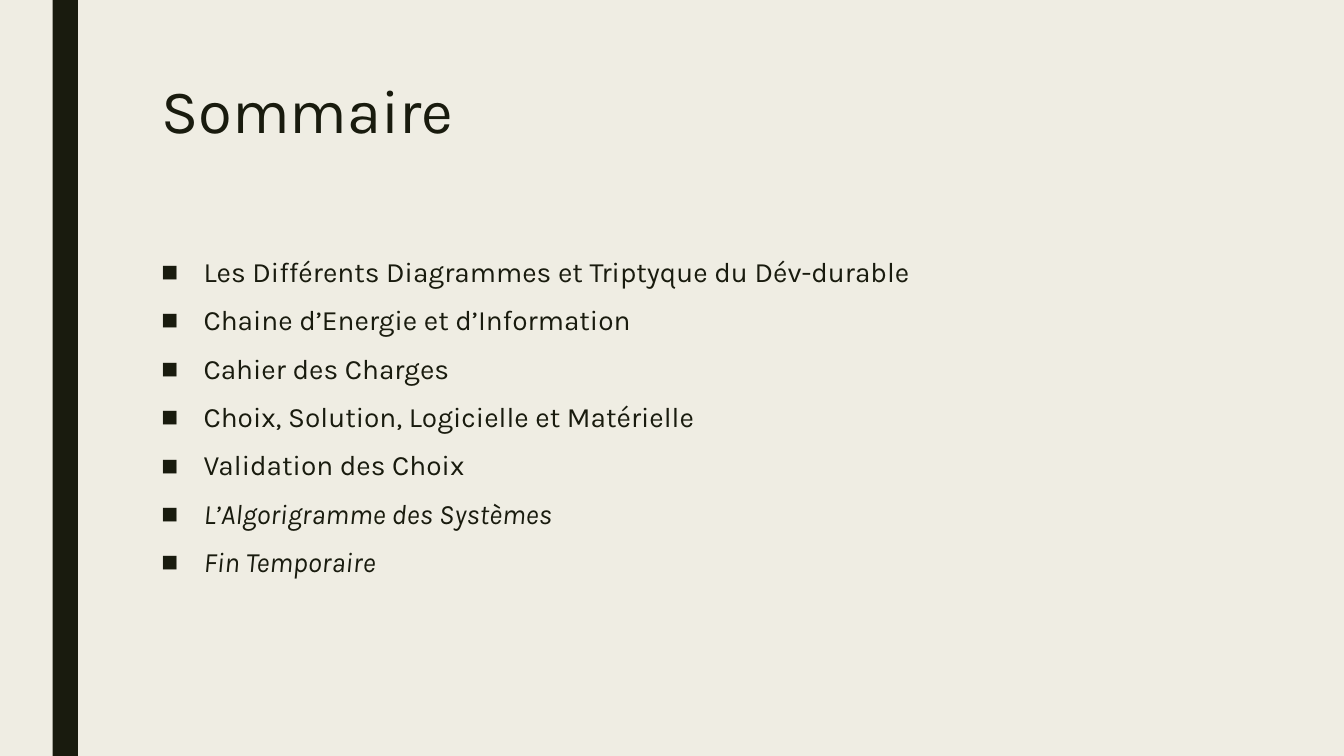
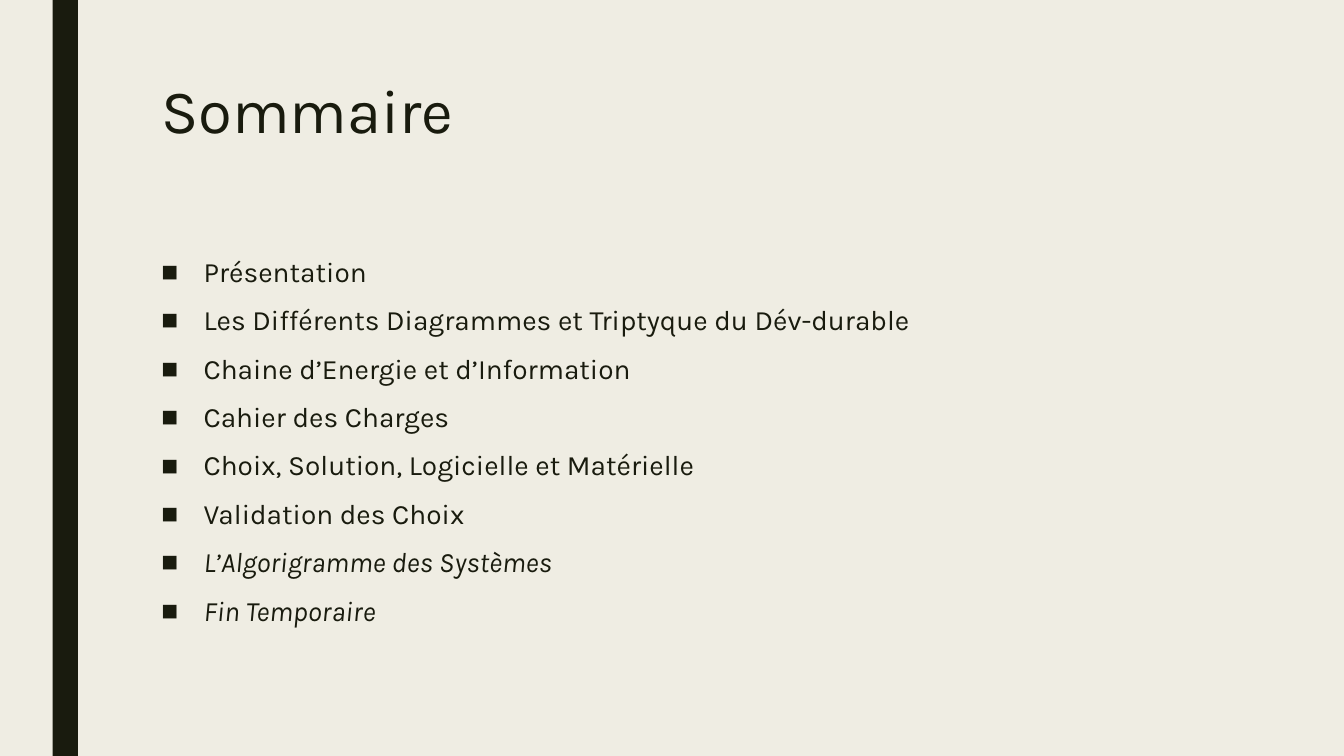
Before and after one commit to BoZhang-dev/Project-Joola, a slide deck: slide 2 of Notes/Presentation-Borui.pptx. Drawn at 1344x756 pixels with LibreOffice and Linux fonts; fonts in the diff are those of the drawing. Boxes give left, top, right and bottom in pixels: in the first picture for what was removed or moved away, otherwise in the second. Text is boxed around its words. In the diff, an @@ line names an element or a change of style, - is before the commit and + after.

```diff
--- a/Notes/Presentation-Borui.pptx
+++ b/Notes/Presentation-Borui.pptx
@@ text at (204,261,367,283): paragraph added @@
+■ Présentation
```
Also in this commit, not shown: 1 other slide changed, 1 other file.
